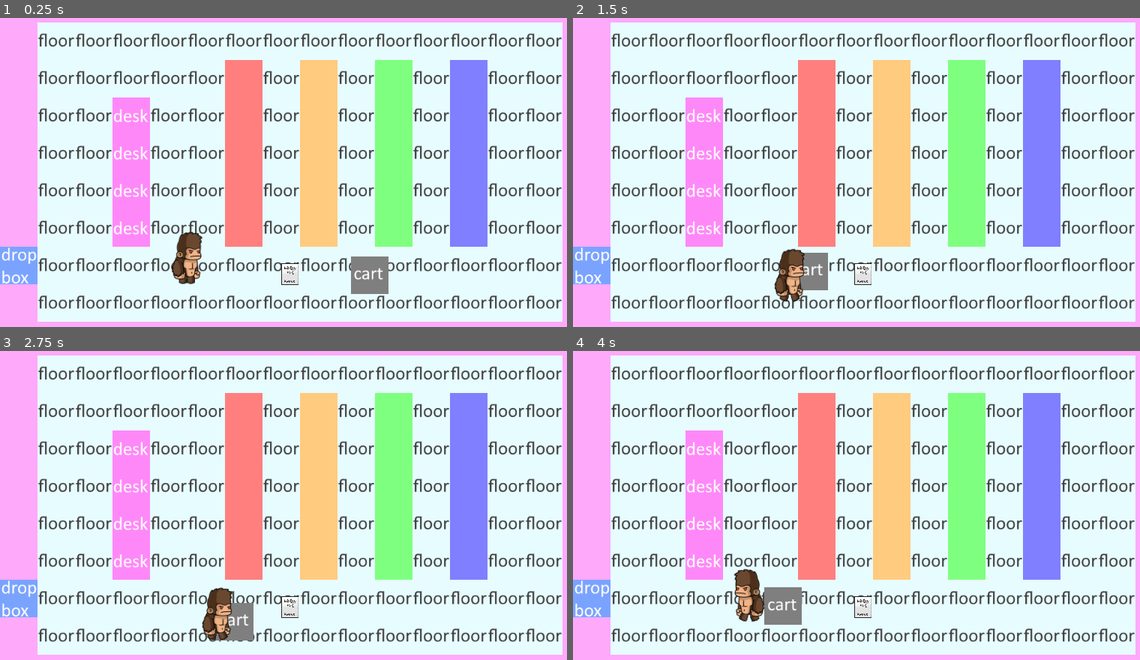
Above: before the commit, frames 1-4 (two rows, left to right).
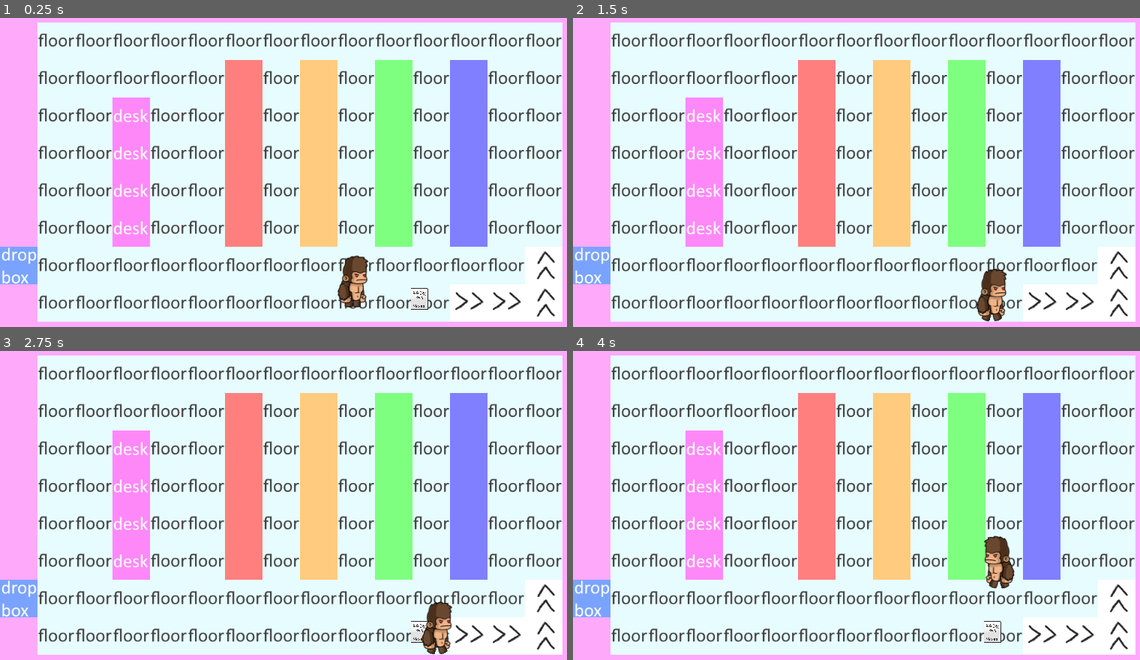
Above: after the commit, the same moments.

Repository: Jawfish/Overbooked
Game: Godot game, scene res://Engine/Main.tscn
Two runs of this game, one before a commit and one after it. Both use one fixed random seed, a clock stepped at 60 frames per second and the inputs below.
Inputs:
- Up to frame 1 (0.25 s): no input
- Up to frame 2 (1.5 s): hold D (move_right) 0.53-1.28 s; hold Space (interact) 0.53-1.28 s; hold S (move_down) from 1.28 s (still down); tap Space (interact) at 1.35 s
- Up to frame 3 (2.75 s): release S (move_down) at 2.03 s; hold D (move_right) from 2.03 s (still down); hold Space (interact) from 2.03 s (still down)
- Up to frame 4 (4 s): release D (move_right) at 2.78 s; release Space (interact) at 2.78 s; hold W (move_up) 2.78-3.53 s; tap Space (interact) at 2.85 s; hold A (move_left) from 3.53 s (still down); hold Space (interact) from 3.53 s (still down)

The runs differ from the first frame. In frame 1, 2.9% of the frame differs, in the area x 30-100%, y 69-97%; in frame 2, 2.9%; in frame 3, 2.9%; in frame 4, 3.3%, in the area x 28-100%, y 59-97%.

Commit message:
Add conveyor belt, mess with collision settings, book is now rigidbody

Diff:
--- a/Actors/Interactor.gd
+++ b/Actors/Interactor.gd
@@ -17,13 +17,17 @@
 			var map = get_node("/root/Main")
 			map.add_child(heldItem)
 
-			var pos: Vector2 = actor.global_position
+			var pos: Vector2 = actor.global_position + Vector2(64, 0)
 			# round pos to tile pos
-			pos = Vector2(round(pos.x / TILE_SIZE) * TILE_SIZE, round(pos.y / TILE_SIZE) * TILE_SIZE)
+			pos = Vector2(round((pos.x - TILE_SIZE / 2) / TILE_SIZE) * TILE_SIZE,
+						  round((pos.y - TILE_SIZE / 2) / TILE_SIZE) * TILE_SIZE)
 			# offset to center
 			pos += Vector2(TILE_SIZE / 2, TILE_SIZE / 2)
 
 			heldItem.global_position = pos
+			heldItem.rotation = 0
+			(heldItem as RigidBody2D).sleeping = false
+			(heldItem as RigidBody2D).velocity = Vector2.ZERO
 			heldItem = null
 		elif not heldItem and target:
 			# pick up
@@ -35,12 +39,12 @@
 
 func _on_body_entered(body: PhysicsBody2D):
 	#highlight_object(body)
-	print("body in interactor")
+	#print("body in interactor")
 	target = body
 
 func _on_body_exited(body: PhysicsBody2D):
 	#unhighlight_object(body)
-	print("body left")
+	#print("body left")
 	var still_overlapping = self.get_overlapping_bodies()
 	target = still_overlapping[0] if len(still_overlapping) > 0 else null
 
--- a/Actors/Player.tscn
+++ b/Actors/Player.tscn
@@ -1,27 +1,29 @@
-[gd_scene load_steps=9 format=2]
+[gd_scene load_steps=10 format=2]
 
 [ext_resource path="res://Actors/Actor.tscn" type="PackedScene" id=1]
 [ext_resource path="res://Actors/Player.gd" type="Script" id=2]
 [ext_resource path="res://Actors/Interactor.tscn" type="PackedScene" id=3]
 [ext_resource path="res://Assets/Objects/HighlightMaterial.tres" type="Material" id=4]
 
-[sub_resource type="RectangleShape2D" id=1]
+[sub_resource type="CircleShape2D" id=1]
+radius = 24.0
+
+[sub_resource type="RectangleShape2D" id=2]
 extents = Vector2( 16, 48 )
 
 [sub_resource type="RectangleShape2D" id=3]
 extents = Vector2( 16, 48 )
 
-[sub_resource type="RectangleShape2D" id=2]
-extents = Vector2( 22, 16 )
-
 [sub_resource type="RectangleShape2D" id=4]
 extents = Vector2( 22, 16 )
 
-[sub_resource type="CircleShape2D" id=1]
-radius = 21.2969
+[sub_resource type="RectangleShape2D" id=5]
+extents = Vector2( 22, 16 )
 
 [node name="Player" instance=ExtResource( 1 )]
 z_index = 2
+collision_layer = 0
+collision_mask = 5
 script = ExtResource( 2 )
 movement_speed = 150
 
--- a/Engine/Main.tscn
+++ b/Engine/Main.tscn
@@ -1,19 +1,15 @@
-[gd_scene load_steps=5 format=2]
+[gd_scene load_steps=4 format=2]
 
 [ext_resource path="res://Actors/Player.tscn" type="PackedScene" id=1]
 [ext_resource path="res://Engine/World.tscn" type="PackedScene" id=2]
 [ext_resource path="res://Objects/Book.tscn" type="PackedScene" id=3]
-[ext_resource path="res://Objects/CartObject.tscn" type="PackedScene" id=4]
 
 [node name="Main" type="Node2D"]
 
 [node name="World" parent="." instance=ExtResource( 2 )]
 
 [node name="Player" parent="." instance=ExtResource( 1 )]
-position = Vector2( 317.725, 481.367 )
-
-[node name="CartObject" parent="." instance=ExtResource( 4 )]
-position = Vector2( 630.539, 496.08 )
+position = Vector2( 600.887, 521.954 )
 
 [node name="Book" parent="." instance=ExtResource( 3 )]
-position = Vector2( 495.122, 494.298 )
+position = Vector2( 715.989, 536.772 )
--- a/Engine/World.gd
+++ b/Engine/World.gd
@@ -4,7 +4,7 @@
 export(PackedScene) var desk_object: PackedScene
 export(PackedScene) var shelf_object: PackedScene
 export(PackedScene) var dropbox_object: PackedScene
-
+export(PackedScene) var conveyor_object: PackedScene
 
 func _ready() -> void:
 	spawn_objects()
@@ -35,10 +35,15 @@
 				modulate_object = "Blue"
 			"DropBoxTile":
 				scene_to_place = dropbox_object
+			"ConveyorTile":
+				scene_to_place = conveyor_object
 		if scene_to_place != null:
-			var instance = scene_to_place.instance()
+			var instance = scene_to_place.instance() as Node2D
 			# scenes spawn at the top left of a tile's position, so it  needs to be offset
 			instance.position = map_to_world(tile) + Vector2(32, 32)
+			instance.rotation_degrees = -90.0 if self.is_cell_transposed(tile.x, tile.y) else 0.0
+			instance.scale = Vector2(-1.0 if self.is_cell_x_flipped(tile.x, tile.y) else 1.0,
+									 -1.0 if self.is_cell_y_flipped(tile.x, tile.y) else 1.0)
 			add_child(instance)
 			# remove the placeholder tile
 			set_cellv(tile, -1)
--- a/Engine/World.tscn
+++ b/Engine/World.tscn
@@ -13,6 +13,8 @@
 [ext_resource path="res://Objects/DropBoxObject.tscn" type="PackedScene" id=11]
 [ext_resource path="res://Objects/DeskObject.tscn" type="PackedScene" id=12]
 [ext_resource path="res://Objects/ShelfObject.tscn" type="PackedScene" id=13]
+[ext_resource path="res://Objects/ConveyorObject.tscn" type="PackedScene" id=14]
+[ext_resource path="res://Assets/Tiles/ConveyorTile.png" type="Texture" id=15]
 
 [sub_resource type="TileSet" id=1]
 1/name = "DeskTile"
@@ -127,13 +129,28 @@
 9/shape_one_way_margin = 0.0
 9/shapes = [  ]
 9/z_index = 0
+10/name = "ConveyorTile"
+10/texture = ExtResource( 15 )
+10/tex_offset = Vector2( 0, 0 )
+10/modulate = Color( 1, 1, 1, 1 )
+10/region = Rect2( 0, 0, 64, 64 )
+10/tile_mode = 0
+10/occluder_offset = Vector2( 0, 0 )
+10/navigation_offset = Vector2( 0, 0 )
+10/shape_offset = Vector2( 0, 0 )
+10/shape_transform = Transform2D( 1, 0, 0, 1, 0, 0 )
+10/shape_one_way = false
+10/shape_one_way_margin = 0.0
+10/shapes = [  ]
+10/z_index = 0
 
 [node name="World" type="TileMap"]
 tile_set = SubResource( 1 )
 format = 1
-tile_data = PoolIntArray( 0, 9, 0, 1, 9, 0, 2, 9, 0, 3, 9, 0 …(1608 unchanged characters)…  0, 458764, 3, 0, 458765, 3, 0, 458766, 3, 0, 458767, 9, 0, 524288, 9, 0, 524289, 3, 0, 524290, 3, 0, 524291, 3, 0, 524292, 3, 0, 524293, 3, 0, 524294, 3, 0, 524295, 3, 0, 524296, 3, 0, 524297, 3, 0, 524298, 3, 0, 524299, 3, 0, 524300, 3, 0, 524301, 3, 0, 524302, 3, 0, 524303, 9, 0, 589824, 9, 0, 589825, …(203 unchanged characters)…
+tile_data = PoolIntArray( 0, 9, 0, 1, 9, 0, 2, 9, 0, 3, 9, 0 …(1608 unchanged characters)…  0, 458764, 3, 0, 458765, 3, 0, 458766, -1073741814, 0, 458767, 9, 0, 524288, 9, 0, 524289, 3, 0, 524290, 3, 0, 524291, 3, 0, 524292, 3, 0, 524293, 3, 0, 524294, 3, 0, 524295, 3, 0, 524296, 3, 0, 524297, 3, 0, 524298, 3, 0, 524299, 3, 0, 524300, 10, 0, 524301, 10, 0, 524302, -1073741814, 0, 524303, 9, 0, 589824, 9, 0, 589825, …(203 unchanged characters)…
 script = ExtResource( 9 )
 wall_object = ExtResource( 10 )
 desk_object = ExtResource( 12 )
 shelf_object = ExtResource( 13 )
 dropbox_object = ExtResource( 11 )
+conveyor_object = ExtResource( 14 )
--- a/Objects/Book.tscn
+++ b/Objects/Book.tscn
@@ -2,12 +2,15 @@
 
 [ext_resource path="res://Assets/Objects/book.png" type="Texture" id=1]
 
-[sub_resource type="RectangleShape2D" id=1]
-extents = Vector2( 16, 20 )
+[sub_resource type="CapsuleShape2D" id=1]
+radius = 14.0
+height = 10.0
 
-[node name="Book" type="StaticBody2D"]
+[node name="Book" type="RigidBody2D"]
 collision_layer = 2
-collision_mask = 2147483650
+collision_mask = 2147483649
+gravity_scale = 0.0
+linear_damp = 2.0
 
 [node name="CollisionShape2D" type="CollisionShape2D" parent="."]
 shape = SubResource( 1 )
--- /dev/null
+++ b/Objects/ConveyorObject.gd
@@ -0,0 +1,12 @@
+extends Node2D
+class_name ConveyorObject
+
+var speed: float = 150.0
+
+func _physics_process(delta):
+	var target_vel = self.transform.basis_xform(Vector2(1.0, 0.0)) * speed
+	for body in $Area2D.get_overlapping_bodies():
+		var rb = body as RigidBody2D
+		if rb:
+			var force = (target_vel - rb.linear_velocity) * delta
+			rb.apply_central_impulse(force)
--- /dev/null
+++ b/Objects/ConveyorObject.tscn
@@ -0,0 +1,30 @@
+[gd_scene load_steps=5 format=2]
+
+[ext_resource path="res://Assets/Tiles/ConveyorTile.png" type="Texture" id=1]
+[ext_resource path="res://Objects/ConveyorObject.gd" type="Script" id=2]
+
+[sub_resource type="RectangleShape2D" id=1]
+extents = Vector2( 32, 32 )
+
+[sub_resource type="RectangleShape2D" id=2]
+extents = Vector2( 32, 28 )
+
+[node name="Node2D" type="Node2D"]
+script = ExtResource( 2 )
+
+[node name="Sprite" type="Sprite" parent="."]
+texture = ExtResource( 1 )
+
+[node name="StaticBody2D" type="StaticBody2D" parent="."]
+collision_layer = 4
+collision_mask = 0
+
+[node name="CollisionShape2D" type="CollisionShape2D" parent="StaticBody2D"]
+shape = SubResource( 1 )
+
+[node name="Area2D" type="Area2D" parent="."]
+collision_layer = 2147483648
+collision_mask = 2
+
+[node name="CollisionShape2D" type="CollisionShape2D" parent="Area2D"]
+shape = SubResource( 2 )
--- a/project.godot
+++ b/project.godot
@@ -18,6 +18,11 @@
 "class": "CartObject",
 "language": "GDScript",
 "path": "res://Objects/CartObject.gd"
+}, {
+"base": "Node2D",
+"class": "ConveyorObject",
+"language": "GDScript",
+"path": "res://Objects/ConveyorObject.gd"
 }, {
 "base": "GameObject",
 "class": "DeskObject",
@@ -47,6 +52,7 @@
 _global_script_class_icons={
 "Actor": "",
 "CartObject": "",
+"ConveyorObject": "",
 "DeskObject": "",
 "DropBoxObject": "",
 "GameObject": "",
Not shown: 2 places in Actors/Player.tscn that only renumber resources
Binary file added: Assets/Tiles/ConveyorTile.png
Not shown, added: Assets/Tiles/ConveyorTile.png.import
Not shown: 1 places in Engine/World.tscn that only renumber resources
Not shown: 2 places in Objects/WallObject.tscn that only renumber resources
